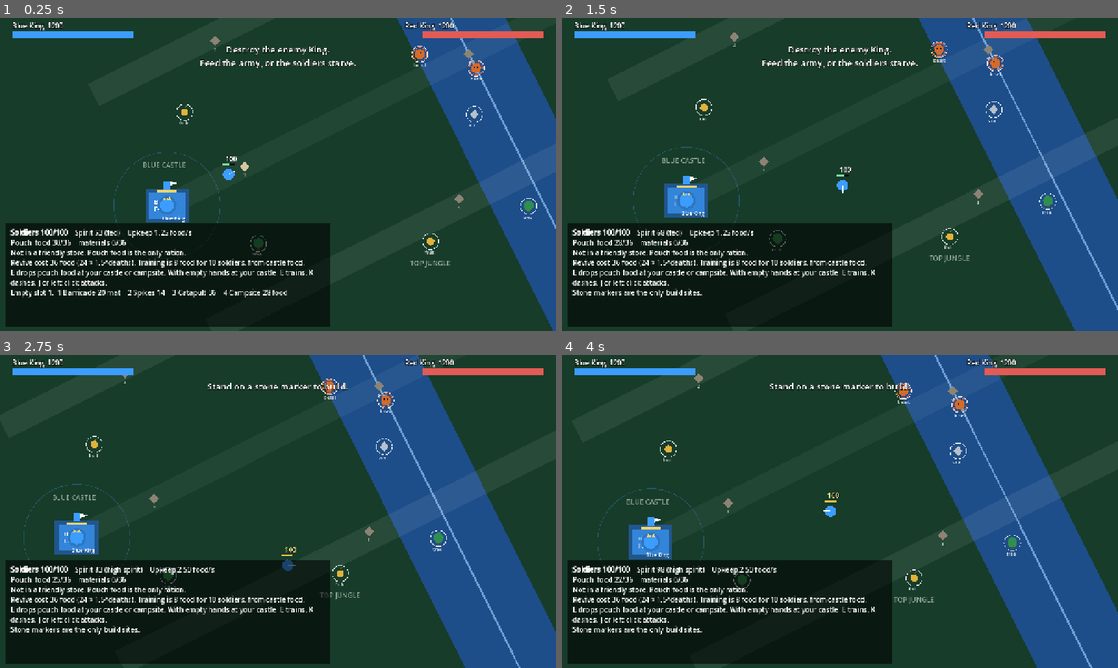
Above: before the commit, frames 1-4 (two rows, left to right).
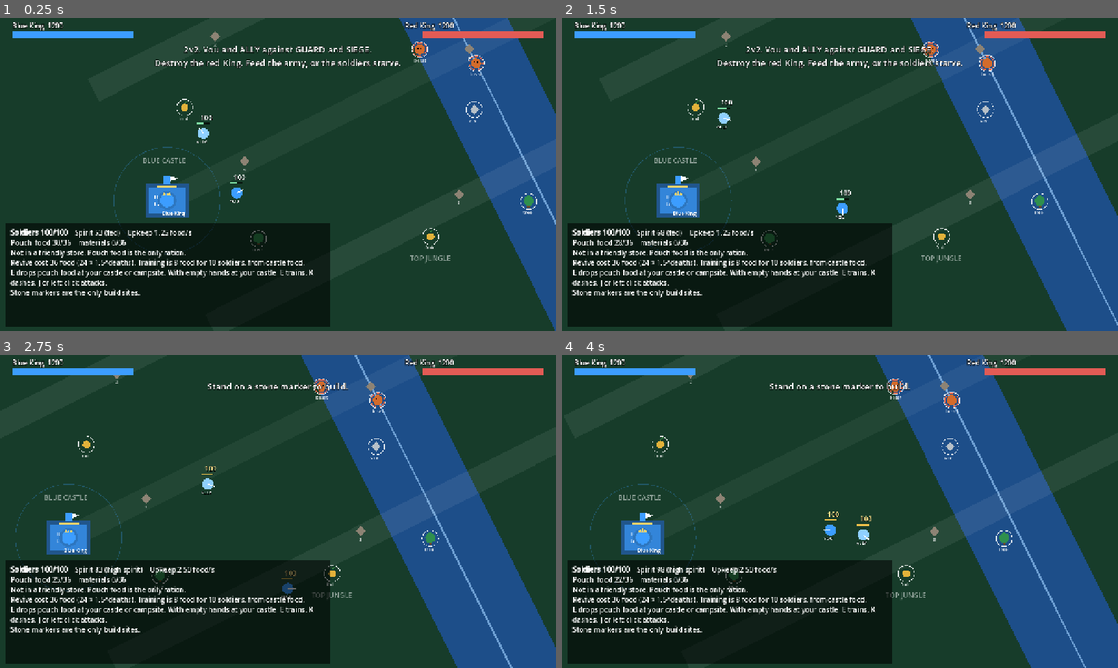
Above: after the commit, the same moments.

Repository: thomakhy025-code/water-world-war
Game: Godot game, scene res://scenes/main.tscn
Two runs of this game, one before a commit and one after it. Both use one fixed random seed, a clock stepped at 60 frames per second and the inputs below.
Inputs (mouse positions are in pixels of both pictures, inside the frame that each line leads up to):
- Up to frame 1 (0.25 s): no input
- Up to frame 2 (1.5 s): move the mouse to (962, 158) at 0.52 s; hold D (move_right) 0.53-1.28 s; hold J (attack) 0.53-1.28 s; click (962, 158) at 0.67 s; tap Space at 0.77 s; move the mouse to (728, 190) at 1.27 s; hold S (move_down) from 1.28 s (still down); tap J (attack) at 1.35 s
- Up to frame 3 (2.75 s): tap Space at 1.52 s; move the mouse to (333, 442) at 2.02 s; release S (move_down) at 2.03 s; hold D (move_right) from 2.03 s (still down); hold 1 (build_barricade) from 2.03 s (still down); tap J (attack) at 2.3 s
- Up to frame 4 (4 s): move the mouse to (812, 574) at 2.77 s; release D (move_right) at 2.78 s; release 1 (build_barricade) at 2.78 s; hold W (move_up) 2.78-3.53 s; tap 4 (build_campsite) at 2.85 s; click (812, 574) at 2.92 s; tap Space at 3.02, 3.77 s; tap J (attack) at 3.05, 3.8 s; move the mouse to (1006, 558) at 3.52 s; hold A (move_left) from 3.53 s (still down); hold 3 (build_catapult) from 3.53 s (still down)

The runs differ from the first frame. In frame 1, 4.7% of the frame differs, in the area x 1-100%, y 0-100%; in frame 2, 6.4%, in the area x 11-100%, y 0-100%; in frame 3, 5.8%; in frame 4, 5.4%.

Commit message:
Make the match a 2v2 with one ally and two red captains.
Each bot takes a lane job: camps, a gate barricade, or a siege catapult.

Co-authored-by: Cursor <cursoragent@cursor.com>

Diff:
--- a/scripts/battle.gd
+++ b/scripts/battle.gd
@@ -78,8 +78,8 @@
 
 
 func _spawn_castles_and_kings() -> void:
-	_castle(0, "Blue", Color("3c9dff"), _blue_castle, _blue_castle + _attack * 150.0, 0.0)
-	_castle(1, "Red", Color("e25b55"), _red_castle, _red_castle - _attack * 150.0, 36.0)
+	_castle(0, "Blue", Color("3c9dff"), _blue_castle, _blue_castle + _attack * 150.0, 12.0)
+	_castle(1, "Red", Color("e25b55"), _red_castle, _red_castle - _attack * 150.0, 40.0)
 	_king(0, "Blue", Color("3c9dff"), _blue_castle)
 	_king(1, "Red", Color("e25b55"), _red_castle)
 
@@ -163,15 +163,21 @@
 
 
 func _spawn_captains() -> void:
-	_captain(false, 0, "Blue", Color("3c9dff"), _blue_castle + _attack * 220.0, 30.0, 50.0)
-	_captain(true, 1, "Red", Color("e25b55"), _red_castle - _attack * 220.0, 8.0, 50.0)
-
-
-func _captain(ai: bool, team_id: int, team_name: String, color: Color, pos: Vector2, food: float, spirit: float) -> void:
+	var gap := _river * 78.0
+	_captain(false, 0, "Blue", "YOU", "", _lane_point(0.0, 0.35), Color("3c9dff"), _blue_castle + _attack * 210.0 + gap, 30.0, 50.0)
+	_captain(true, 0, "Blue", "ALLY", "supply", _lane_point(420.0, 0.42), Color("8fd0ff"), _blue_castle + _attack * 210.0 - gap, 22.0, 50.0)
+	_captain(true, 1, "Red", "GUARD", "hold", _lane_point(-420.0, 0.58), Color("e25b55"), _red_castle - _attack * 210.0 + gap, 18.0, 50.0)
+	_captain(true, 1, "Red", "SIEGE", "siege", _lane_point(0.0, 0.64), Color("ff9a86"), _red_castle - _attack * 210.0 - gap, 18.0, 50.0)
+
+
+func _captain(ai: bool, team_id: int, team_name: String, callsign: String, role: String, lane: Vector2, color: Color, pos: Vector2, food: float, spirit: float) -> void:
 	var captain = CaptainScript.new()
 	captain.ai_controlled = ai
 	captain.team_id = team_id
 	captain.team_name = team_name
+	captain.callsign = callsign
+	captain.role = role
+	captain.lane_point = lane
 	captain.color = color
 	captain.position = pos
 	captain.carried_food = food
--- a/scripts/captain.gd
+++ b/scripts/captain.gd
@@ -10,6 +10,9 @@
 var ai_controlled := false
 var color := Color.WHITE
 var team_name := "Blue"
+var callsign := ""
+var role := ""
+var lane_point := Vector2.ZERO
 var soldiers := 100.0
 var spirit := 50.0
 var carried_food := 0.0
@@ -126,7 +129,7 @@
 		return
 	if ai_controlled:
 		var decision = _ai.choose(self, delta)
-		_move_dir = decision.move
+		_move_dir = _separate(decision.move)
 		_wants_attack = decision.attack
 		if str(decision.build) != "":
 			_try_build(str(decision.build))
@@ -403,6 +406,22 @@
 	return best
 
 
+func _separate(dir: Vector2) -> Vector2:
+	var push := Vector2.ZERO
+	for other in Groups.get_all(get_tree(), "captains"):
+		if other == self or not other.alive:
+			continue
+		var away: Vector2 = global_position - other.global_position
+		var dist := away.length()
+		if dist < 46.0 and dist > 0.01:
+			push += away / dist * (46.0 - dist) / 46.0
+	if push.length() < 0.05:
+		return dir
+	if dir.length() < 0.05:
+		return push.normalized()
+	return (dir + push).normalized()
+
+
 func _battle_over() -> bool:
 	var battle = get_tree().current_scene
 	return battle != null and battle.get("finished") == true
@@ -433,3 +452,7 @@
 	var pos := Vector2(-10, -42)
 	draw_string(font, pos + Vector2(1, 1), text, HORIZONTAL_ALIGNMENT_LEFT, -1, 22, Color.BLACK)
 	draw_string(font, pos, text, HORIZONTAL_ALIGNMENT_LEFT, -1, 22, text_color)
+	if callsign != "":
+		var tag_pos := Vector2(-22, 32)
+		draw_string(font, tag_pos + Vector2(1, 1), callsign, HORIZONTAL_ALIGNMENT_LEFT, -1, 14, Color.BLACK)
+		draw_string(font, tag_pos, callsign, HORIZONTAL_ALIGNMENT_LEFT, -1, 14, Color.WHITE)
--- a/scripts/captain_ai.gd
+++ b/scripts/captain_ai.gd
@@ -33,8 +33,21 @@
 			result.move = _toward(captain, castle.global_position)
 			return result
 
+	if str(captain.role) == "supply":
+		var human = _human(captain)
+		if human != null and intruder != null:
+			var fight_near_human: bool = human.global_position.distance_to(intruder.global_position) < 220.0
+			var ally_can_reach: bool = captain.global_position.distance_to(intruder.global_position) < 520.0
+			if fight_near_human and ally_can_reach and captain.soldiers > 30.0:
+				result.attack = true
+				result.move = _toward(captain, intruder.global_position)
+				return result
+
+	if _assign_build(captain, castle, result):
+		return result
+
 	var reserve := Rules.marching_reserve(captain.spirit)
-	if castle != null and captain.carried_food >= reserve + 10.0:
+	if castle != null and captain.carried_food >= reserve + 10.0 and _can_bank(captain):
 		var store = _nearest_friendly_storage(captain)
 		var goal: Vector2 = castle.global_position if store == null else store.global_position
 		if captain.nearby_storage != null and _action_wait <= 0.0:
@@ -43,14 +56,6 @@
 		result.move = _toward(captain, goal)
 		return result
 
-	if captain.carried_materials >= Rules.BARRICADE_COST:
-		var slot = _open_slot(captain, castle)
-		if slot != null:
-			if captain.global_position.distance_to(slot.global_position) <= float(slot.interact_radius):
-				result.build = "barricade"
-			result.move = _toward(captain, slot.global_position)
-			return result
-
 	if intruder != null and captain.global_position.distance_to(intruder.global_position) < 230.0 and captain.soldiers > 35.0:
 		result.attack = true
 		result.move = _toward(captain, intruder.global_position)
@@ -72,13 +77,72 @@
 	return result
 
 
+func _assign_build(captain, castle, result: Dictionary) -> bool:
+	var role := str(captain.role)
+	if role == "":
+		role = "hold"
+	if role == "supply":
+		if _team_has(captain, "campsite"):
+			return false
+		if captain.carried_food < Rules.CAMPSITE_COST + 4.0:
+			return false
+		var slot = _forward_slot(captain, castle)
+		if slot == null:
+			return false
+		if captain.global_position.distance_to(slot.global_position) <= float(slot.interact_radius):
+			result.build = "campsite"
+		result.move = _toward(captain, slot.global_position)
+		return true
+	if role == "siege":
+		if captain.carried_materials < Rules.CATAPULT_COST:
+			return false
+		var enemy_king = _king(captain, false)
+		var slot = _siege_slot(captain, castle, enemy_king)
+		if slot == null:
+			return false
+		if captain.global_position.distance_to(slot.global_position) <= float(slot.interact_radius):
+			result.build = "catapult"
+		result.move = _toward(captain, slot.global_position)
+		return true
+	if captain.carried_materials < Rules.BARRICADE_COST:
+		return false
+	var home = _open_slot(captain, castle)
+	if home == null:
+		return false
+	if captain.global_position.distance_to(home.global_position) <= float(home.interact_radius):
+		result.build = "barricade"
+	result.move = _toward(captain, home.global_position)
+	return true
+
+
+func _can_bank(captain) -> bool:
+	if str(captain.role) != "supply" or _team_has(captain, "campsite"):
+		return true
+	return _forward_slot(captain, captain.my_castle()) == null
+
+
+func _team_has(captain, kind: String) -> bool:
+	for structure in Groups.get_all(captain.get_tree(), "structures"):
+		if int(structure.team_id) == int(captain.team_id) and str(structure.kind) == kind:
+			return true
+	return false
+
+
 func _best_node(captain, castle):
+	var role := str(captain.role)
 	if captain.carried_food < Rules.marching_reserve(captain.spirit) * 0.5:
 		var food_node = _nearest_kind(captain, "fruit")
 		if food_node == null:
 			food_node = _nearest_kind(captain, "beast")
 		return food_node
-	if captain.carried_materials < Rules.BARRICADE_COST and _open_slot(captain, castle) != null:
+	var wants_materials := false
+	if role == "siege":
+		wants_materials = captain.carried_materials < Rules.CATAPULT_COST
+	elif role == "supply":
+		wants_materials = false
+	else:
+		wants_materials = captain.carried_materials < Rules.BARRICADE_COST and _open_slot(captain, castle) != null
+	if wants_materials:
 		var mat_node = _nearest_kind(captain, "tree")
 		if mat_node == null:
 			mat_node = _nearest_kind(captain, "ore")
@@ -92,14 +156,19 @@
 
 func _nearest_kind(captain, kind: String):
 	var best = null
-	var best_d := INF
+	var best_score := INF
+	var lane: Vector2 = captain.lane_point
+	var use_lane: bool = lane != Vector2.ZERO
 	for node in Groups.get_all(captain.get_tree(), "resource_nodes"):
 		if str(node.kind) != kind or float(node.stock) <= 4.0:
 			continue
 		var distance: float = captain.global_position.distance_to(node.global_position)
-		if distance < best_d:
+		var score := distance
+		if use_lane:
+			score += node.global_position.distance_to(lane) * 0.65
+		if score < best_score:
 			best = node
-			best_d = distance
+			best_score = score
 	return best
 
 
@@ -120,6 +189,41 @@
 	return best
 
 
+func _forward_slot(captain, castle):
+	var aim: Vector2 = captain.lane_point
+	if aim == Vector2.ZERO and castle != null:
+		aim = castle.global_position
+	var best = null
+	var best_d := INF
+	for slot in Groups.get_all(captain.get_tree(), "build_slots"):
+		if slot.structure != null:
+			continue
+		if castle != null and slot.global_position.distance_to(castle.global_position) > 1200.0:
+			continue
+		var distance: float = slot.global_position.distance_to(aim)
+		if distance < best_d:
+			best = slot
+			best_d = distance
+	return best
+
+
+func _siege_slot(captain, castle, enemy_king):
+	if enemy_king == null:
+		return _open_slot(captain, castle)
+	var best = null
+	var best_d := INF
+	for slot in Groups.get_all(captain.get_tree(), "build_slots"):
+		if slot.structure != null:
+			continue
+		if castle != null and slot.global_position.distance_to(castle.global_position) > 1100.0:
+			continue
+		var distance: float = slot.global_position.distance_to(enemy_king.global_position)
+		if distance < best_d:
+			best = slot
+			best_d = distance
+	return best
+
+
 func _nearest_friendly_storage(captain):
 	var best = null
 	var best_d := INF
@@ -144,6 +248,13 @@
 			best = other
 			best_d = distance
 	return best
+
+
+func _human(captain):
+	for other in Groups.get_all(captain.get_tree(), "captains"):
+		if not other.ai_controlled:
+			return other
+	return null
 
 
 func _king(captain, friendly: bool):
--- a/scripts/hud.gd
+++ b/scripts/hud.gd
@@ -79,7 +79,7 @@
 	elif player != null and player.toast_left > 0.0:
 		_banner.text = str(player.toast)
 	else:
-		_banner.text = "Destroy the enemy King.\nFeed the army, or the soldiers starve."
+		_banner.text = "2v2. You and ALLY against GUARD and SIEGE.\nDestroy the red King. Feed the army, or the soldiers starve."
 
 
 func _unhandled_input(event: InputEvent) -> void:
--- a/scripts/tests/smoke_test.gd
+++ b/scripts/tests/smoke_test.gd
@@ -24,6 +24,12 @@
 	var player = _human(battle)
 	if player == null:
 		_fail("missing the human captain")
+		return
+	if not _roster_ok(battle):
+		_fail("match is not 2v2: one human, one ally, two red captains")
+		return
+	if not _bots_take_their_jobs(battle):
+		_fail("bots did not take their build jobs")
 		return
 	var castle = player.my_castle()
 	if castle == null:
@@ -157,6 +163,69 @@
 	return null
 
 
+func _roster_ok(battle) -> bool:
+	var humans := 0
+	var blue := 0
+	var red := 0
+	var roles := {}
+	for child in battle.get_children():
+		if not child.is_in_group("captains"):
+			continue
+		if child.ai_controlled:
+			roles[str(child.role)] = true
+		else:
+			humans += 1
+		if int(child.team_id) == 0:
+			blue += 1
+		else:
+			red += 1
+	return humans == 1 and blue == 2 and red == 2 and roles.has("supply") and roles.has("hold") and roles.has("siege")
+
+
+func _bots_take_their_jobs(battle) -> bool:
+	var ally = _captain_with_role(battle, "supply")
+	var guard = _captain_with_role(battle, "hold")
+	var siege = _captain_with_role(battle, "siege")
+	if ally == null or guard == null or siege == null:
+		return false
+	ally.carried_food = Rules.CAMPSITE_COST + 6.0
+	guard.carried_materials = Rules.BARRICADE_COST
+	siege.carried_materials = Rules.CATAPULT_COST
+	var ally_choice = ally._ai.choose(ally, 0.1)
+	var guard_choice = guard._ai.choose(guard, 0.1)
+	var siege_choice = siege._ai.choose(siege, 0.1)
+	if not _is_building(ally, ally_choice, "campsite"):
+		return false
+	if not _is_building(guard, guard_choice, "barricade"):
+		return false
+	if not _is_building(siege, siege_choice, "catapult"):
+		return false
+	return true
+
+
+func _is_building(captain, choice: Dictionary, kind: String) -> bool:
+	if str(choice.build) == kind:
+		return true
+	var move := Vector2(choice.move)
+	if move.length() < 0.5:
+		return false
+	var next: Vector2 = captain.global_position + move * 30.0
+	for child in captain.get_parent().get_children():
+		if not child.is_in_group("build_slots") or child.structure != null:
+			continue
+		var before: float = captain.global_position.distance_to(child.global_position)
+		if next.distance_to(child.global_position) < before - 8.0:
+			return true
+	return false
+
+
+func _captain_with_role(battle, role: String):
+	for child in battle.get_children():
+		if child.is_in_group("captains") and str(child.role) == role:
+			return child
+	return null
+
+
 func _first_slot(battle):
 	for child in battle.get_children():
 		if child.is_in_group("build_slots"):
Not shown, added: web/.gdignore
Not shown, changed: web/index.pck
